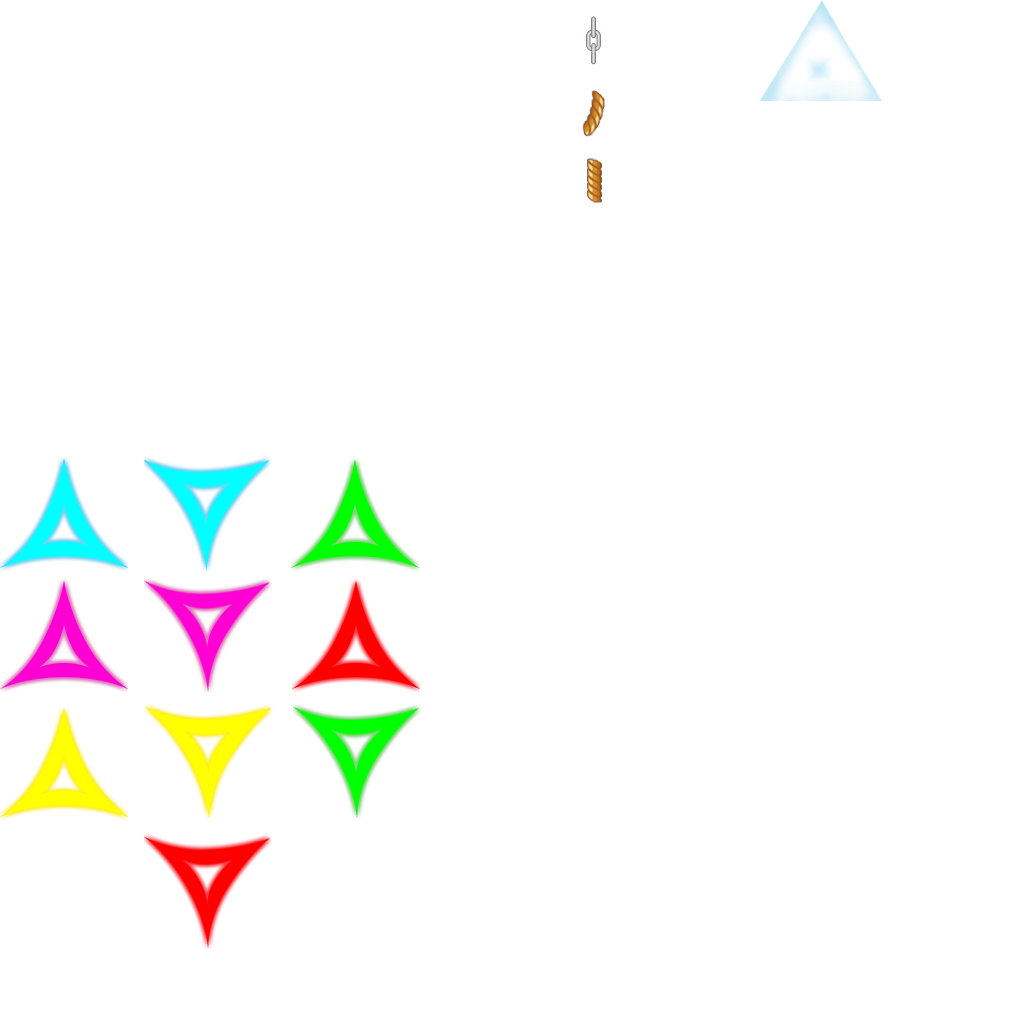
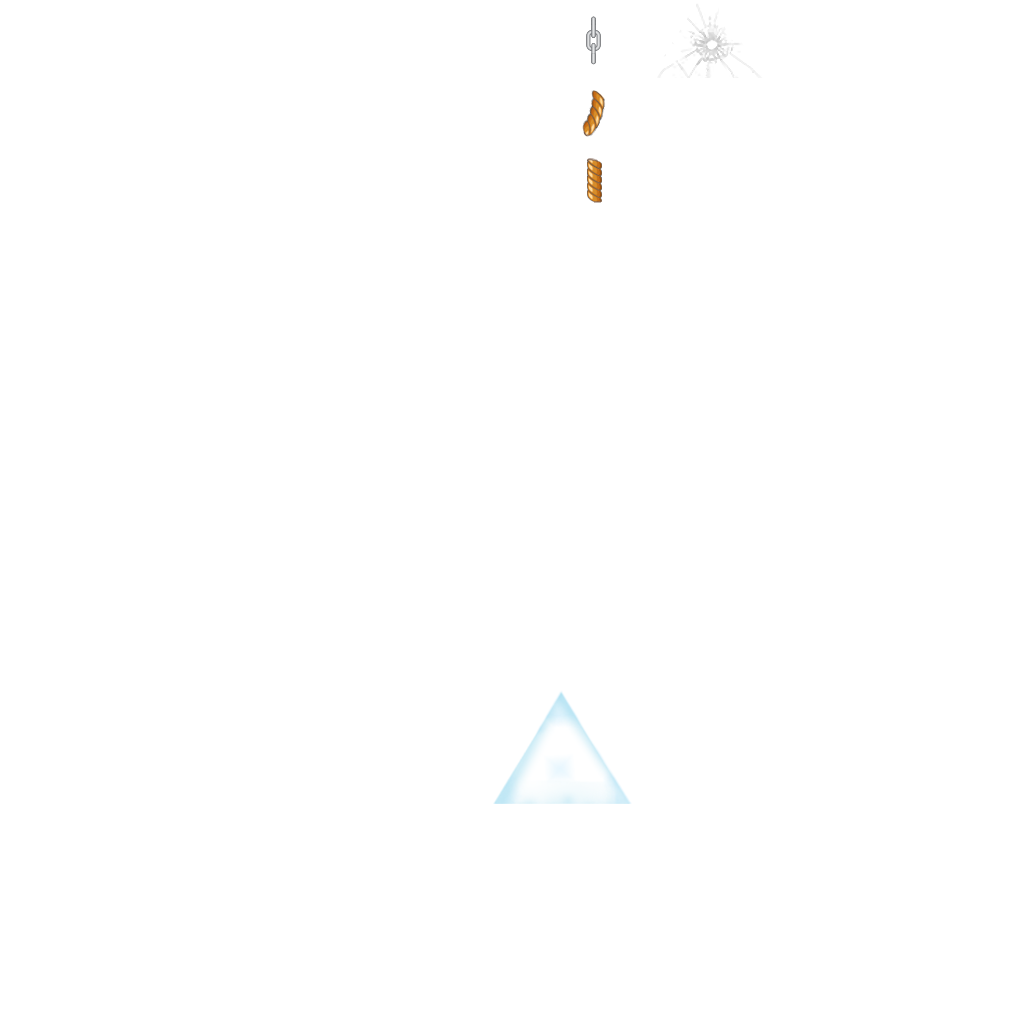
Revision of a layered (1024, 1024) image; what changed, layer by layer:
removed layer "Ring" over 512, 690, 632, 804
moved "Ice" above "Arrow", painted on it over 493, 0, 883, 804
moved "Crack" above "Trap", painted on it over 657, 3, 762, 78
added layer "Trap" above "Cheese" over 292, 578, 406, 690
added layer "Cheese" above "RopeV" over 17, 577, 145, 689
hid "GJCP_Y_01_Flip" over 145, 702, 273, 821
hid "GJCP_Y_01" over 0, 706, 128, 821
hid "GJCP_R_01_Flip" over 144, 832, 272, 951
hid "GJCP_R_01" over 292, 578, 420, 693
hid "GJCP_P_01_Flip" over 144, 576, 272, 695
hid "GJCP_P_01" over 0, 578, 128, 693
hid "GJCP_G_01_Flip" over 293, 702, 421, 821
hid "GJCP_G_01" over 291, 457, 419, 572
hid "GJCP_B_01_Flip" over 144, 455, 272, 573
hid "GJCP_B_01" over 0, 456, 128, 572
